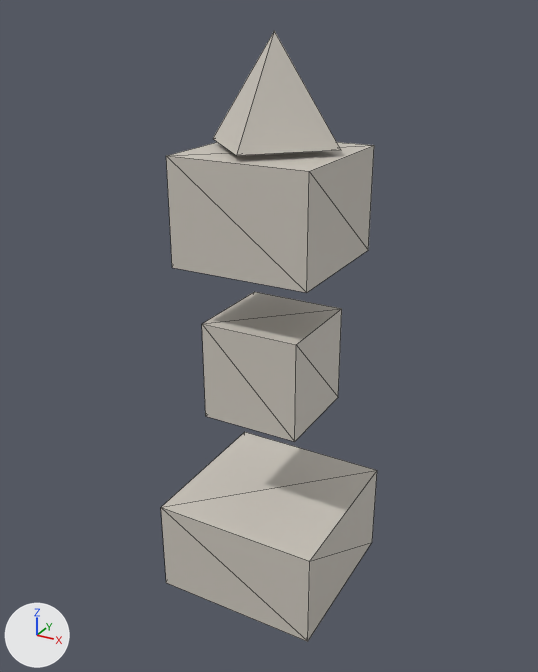
An edit to the glTF model public/studio/v2.15.0/d_tower/model.glb, drawn before and after from the same camera.
Before and after are seen from a 50 mm camera at (4.48, -8.27, 8.02) aimed at (-0.06, -0.03, 3.9). Every picture has the same lights, and +X, +Y and +Z are marked at lower left. The picture after the commit comes second. Mesh edges are drawn as thin lines. Where no turn or scale is listed for an object, it has been applied to the vertices.

In view in the first picture: 'part0', 'part1', 'part2', 'part3'.
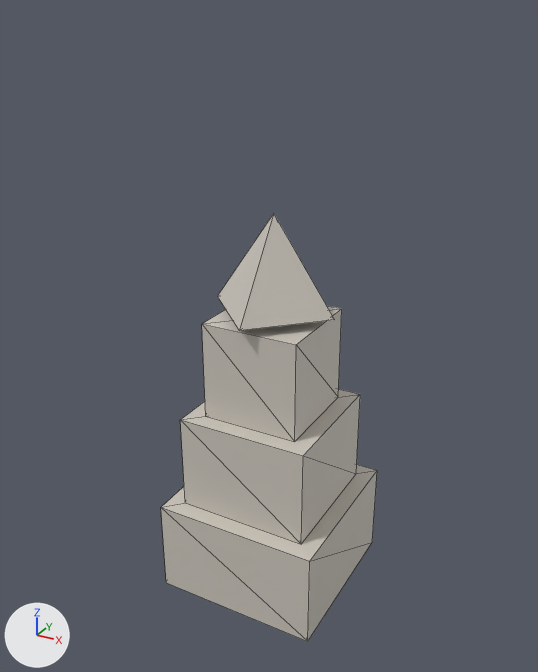
Patch to the scene script:
```diff
--- a/public/studio/v2.15.0/d_tower/model.glb.py
+++ b/public/studio/v2.15.0/d_tower/model.glb.py
@@ me_geometry_1 @@
 # used by ob_part1; location = (0.0, 0.0, 0.0)
-me_geometry_1.from_pydata(...)  # 8 vertices, 12 faces; spans x -0.95..0.95, y -0.95..0.95, z 5.01..6.41
+me_geometry_1.from_pydata(...)  # 8 vertices, 12 faces; spans x -0.95..0.95, y -0.95..0.95, z 1.4..2.8
+# me_geometry_1 part 1: the whole mesh is moved by (0.0, 0.0, -3.61)
 me_geometry_1.materials.append(mat_defaultmaterial_001)
@@ me_geometry_3 @@
 # used by ob_part3; location = (0.0, 0.0, 0.0)
-me_geometry_3.from_pydata(...)  # 6 vertices, 8 faces; spans x -0.9..0.9, y -0.9..0.9, z 6.49..7.79
+me_geometry_3.from_pydata(...)  # 6 vertices, 8 faces; spans x -0.9..0.9, y -0.9..0.9, z 4.32..5.62
+# me_geometry_3 part 2: the whole mesh is moved by (0.0, 0.0, -2.17)
 me_geometry_3.materials.append(mat_defaultmaterial_003)
```

Changed parts and their boxes (x1, y1, x2, y2) in the pictures (538 x 672 px):
'part1', moved: before (166, 142, 374, 293); after (181, 389, 360, 544)
'part3', moved: before (213, 31, 341, 155); after (217, 214, 334, 331)
